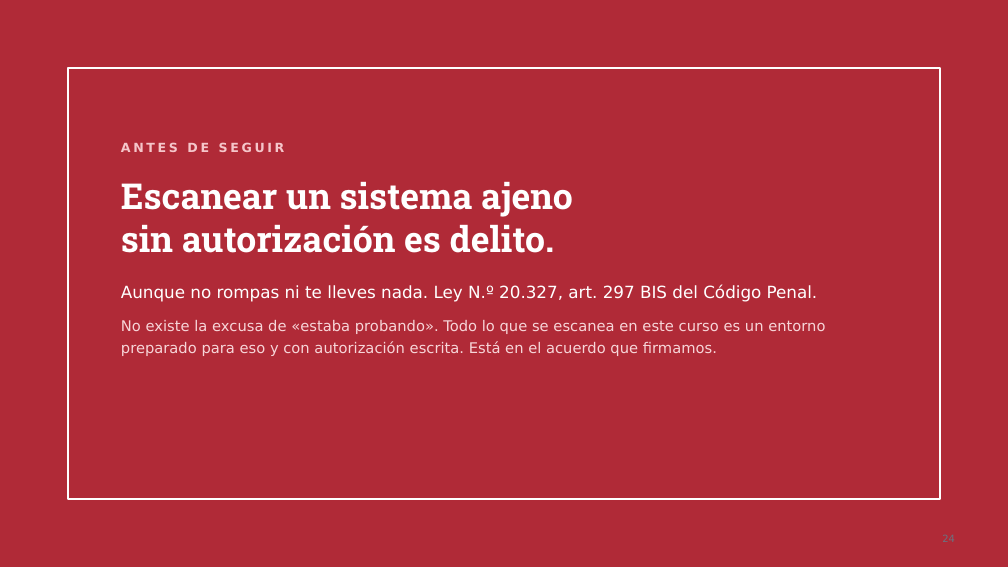
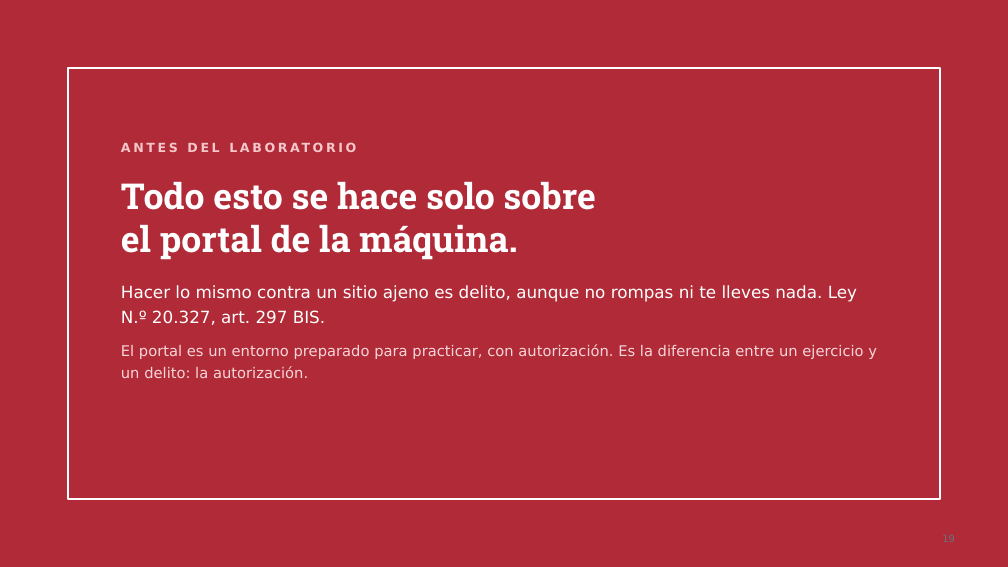
Before and after one commit to drenaldin/CiberseguridadDeLaInformacion, a slide deck: slide 19 of presentaciones/Clase6-Vulnerabilidades-y-Superficie-de-Ataque.pptx (slide 24 before the commit). Drawn at 1008x567 pixels with LibreOffice and Linux fonts; fonts in the diff are those of the drawing. Boxes give left, top, right and bottom in pixels: in the first picture for what was removed or moved away, otherwise in the second. Text is boxed around its words. In the diff, an @@ line names an element or a change of style, - is before the commit and + after.

```diff
--- a/presentaciones/Clase6-Vulnerabilidades-y-Superficie-de-Ataque.pptx
+++ b/presentaciones/Clase6-Vulnerabilidades-y-Superficie-de-Ataque.pptx
@@ text at (121, 142, 285, 152): text changed @@
-ANTES DE SEGUIR
+ANTES DEL LABORATORIO
@@ text at (121, 182, 877, 378): text changed; text colour #F7D5D8 to #FFFFFF @@
-Escanear un sistema ajeno
-sin autorización es delito.
-Aunque no rompas ni te lleves nada. Ley N.º 20.327, art. 297 BIS del Código Penal.
-No existe la excusa de «estaba probando». Todo lo que se escanea en este curso es un entorno preparado para eso y con autorización escrita. Está en el acuerdo que firmamos.
+Todo esto se hace solo sobre
+el portal de la máquina.
+Hacer lo mismo contra un sitio ajeno es delito, aunque no rompas ni te lleves nada. Ley N.º 20.327, art. 297 BIS.
+El portal es un entorno preparado para practicar, con autorización. Es la diferencia entre un ejercicio y un delito: la autorización.
```
Also in this commit, not shown: 1 other slide changed, 20 slides added, 31 slides removed, 11 other files.
